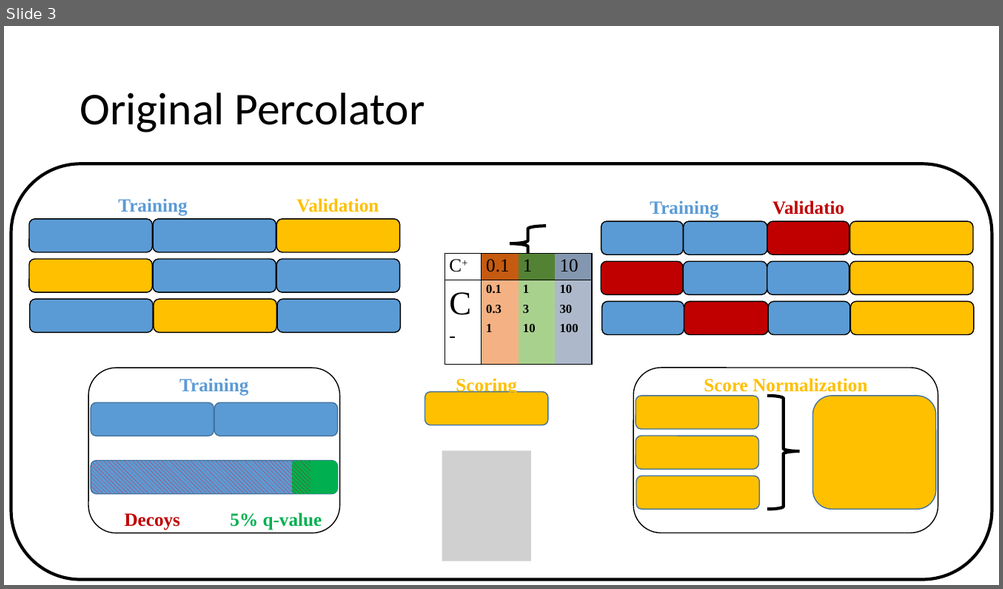
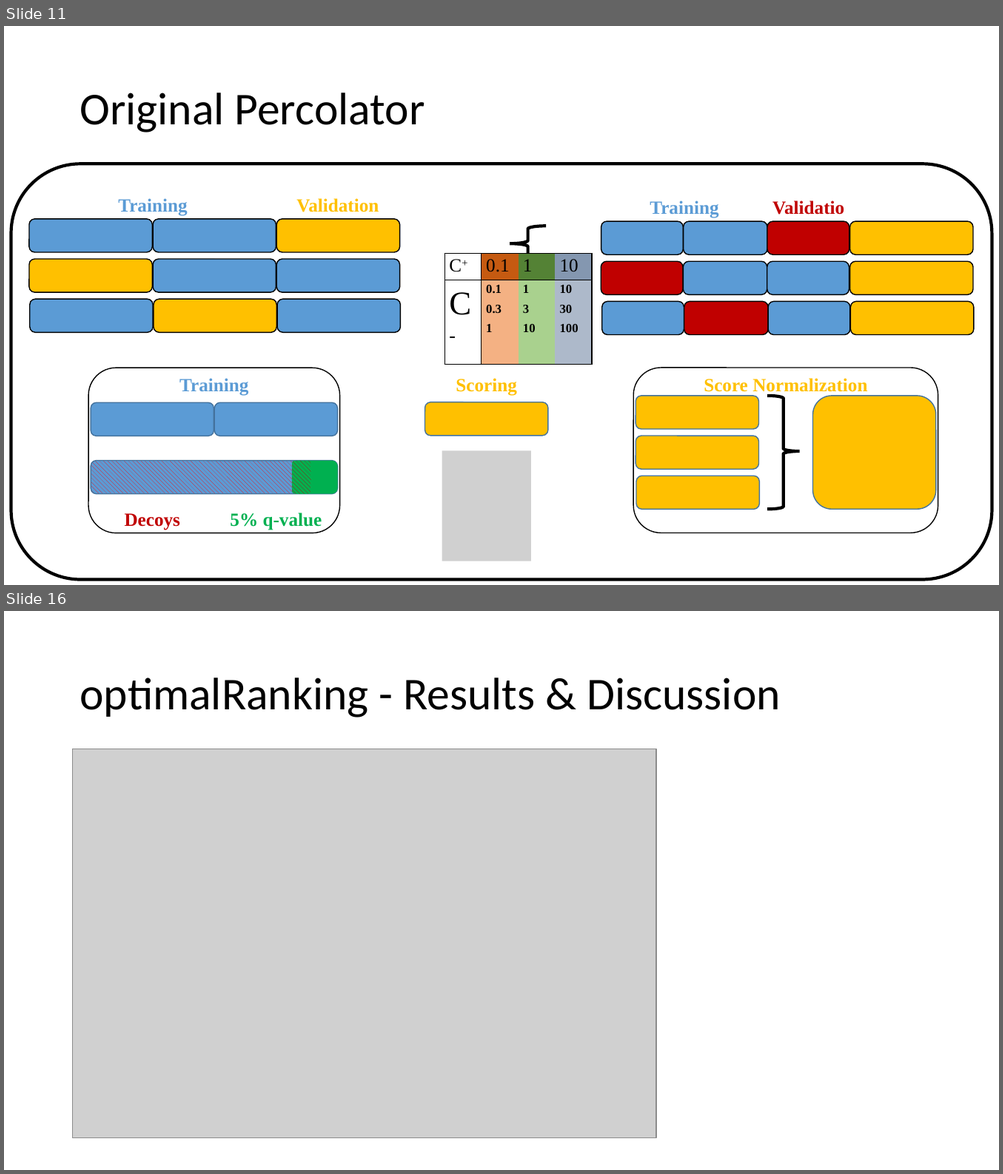
Before and after one commit to emilpaulitz/Bachelor-Thesis, a slide deck: doc/presentation.pptx. Shown one above the other, each under a label of ours: slide 3 before the commit, slides 11 and 16 after it; the slides between them are not shown. The pictures are 1003x589 and 1003x1174 pixels, drawn with LibreOffice and Linux fonts; fonts in the diff are those of the drawing; grey boxes stand for pictures. Boxes give left, top, right and bottom in pixels: in the first picture for what was removed or moved away, otherwise in the second. Text is boxed around its words. In the diff, an @@ line names an element or a change of style, - is before the commit and + after.

```diff
--- a/doc/presentation.pptx
+++ b/doc/presentation.pptx
@@ slide 16 added at [4,611,999,1170], background #FFFFFF @@
@@ title added at [79,678,780,718], 44 pt, text #000000 @@
+optimalRanking - Results & Discussion
@@ picture added at [73,749,656,1139] @@
@@ what was slide 3 is now slide 11 @@
@@ slide 11 changed as well @@
@@ rounded rectangle: place and size @@
-rounded rectangle at [425,392,548,426]
+rounded rectangle at [425,403,548,437]
```
Also in this commit, not shown: 1 other slide changed, 29 other slides added, 7 other files.
